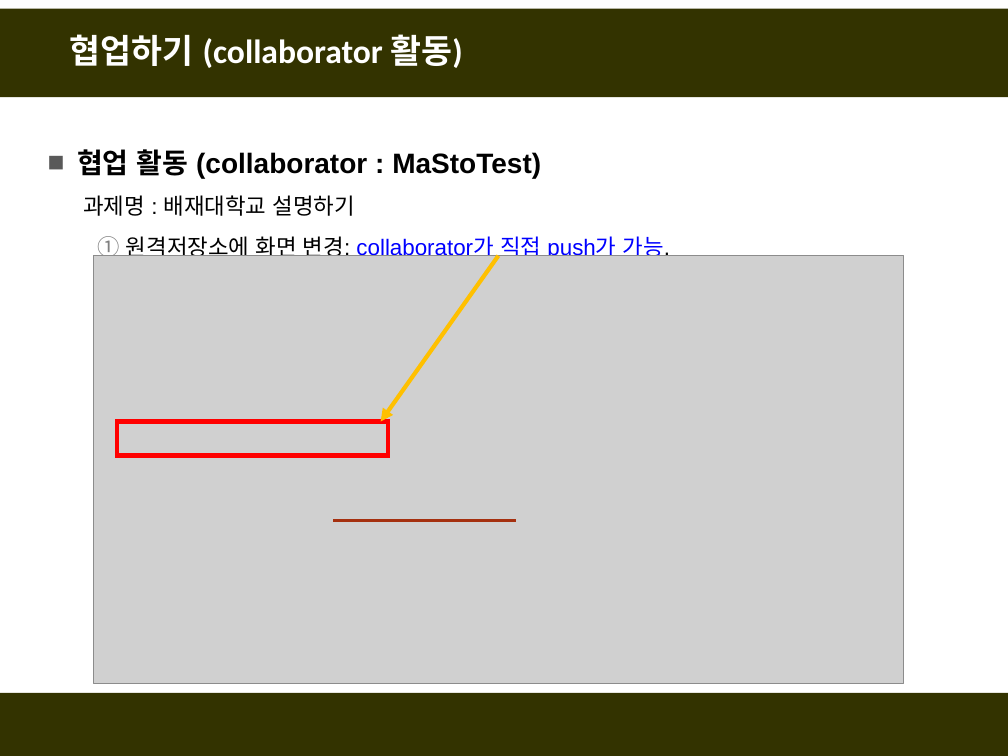
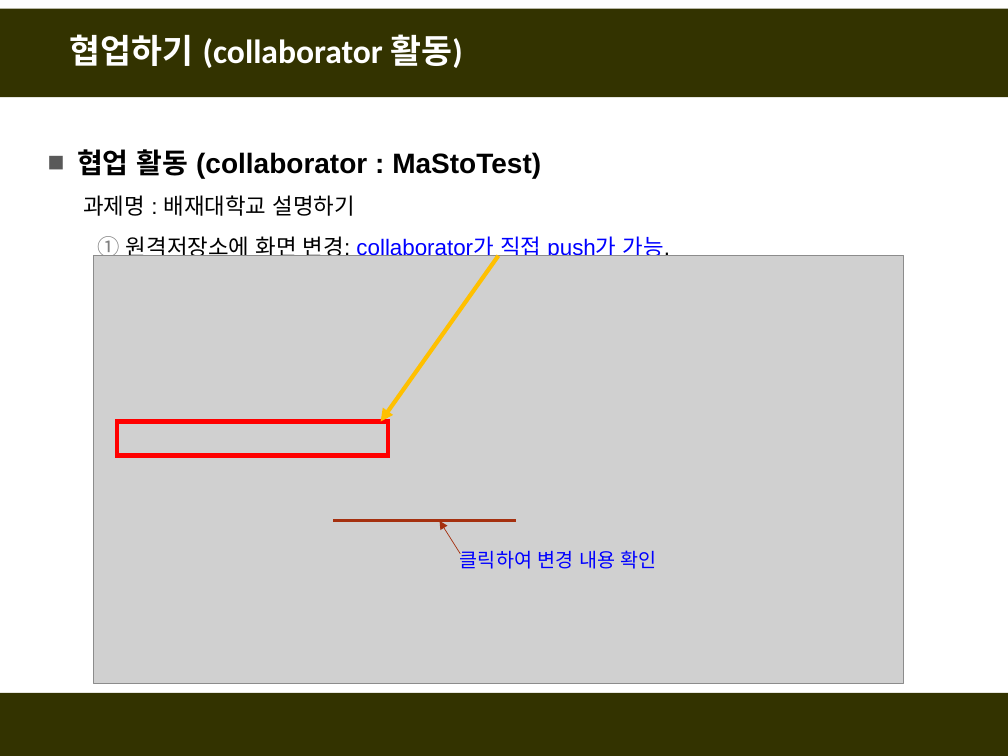
Before and after one commit to fasthill/github-lecture, a slide deck: slide 24 of git및github첫걸음4-협업하기.pptx. Drawn at 1008x756 pixels with LibreOffice and Linux fonts; fonts in the diff are those of the drawing; grey boxes stand for pictures. Boxes give left, top, right and bottom in pixels: in the first picture for what was removed or moved away, otherwise in the second. Text is boxed around its words. In the diff, an @@ line names an element or a change of style, - is before the commit and + after.

```diff
--- a/git및github첫걸음4-협업하기.pptx
+++ b/git및github첫걸음4-협업하기.pptx
@@ arrow added from (461, 553) to (439, 521), #A5300F 0.5 pt @@
@@ text added at box(460, 550, 657, 569), 14 pt, text #0000FF @@
+클릭하여 변경 내용 확인
```
Also in this commit, not shown: 6 other slides changed, 2 slides added.
